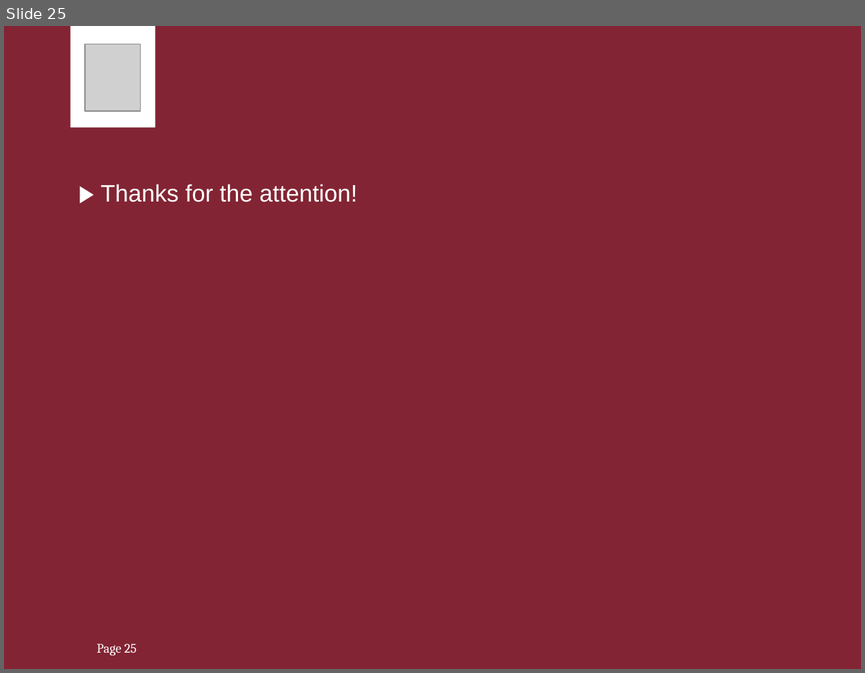
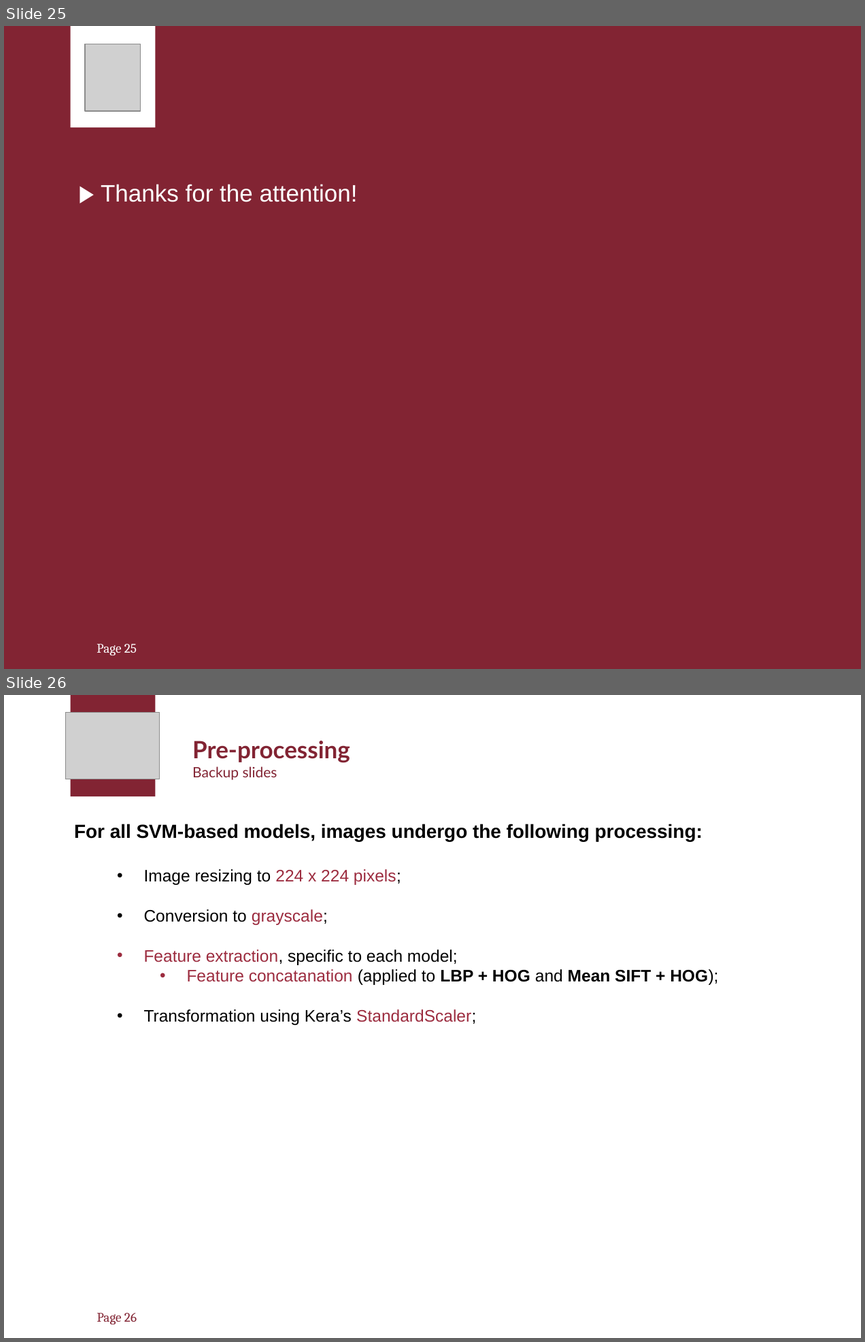
Before and after one commit to VittorioPisapia/ComputerVision-Project, a slide deck: presentation/presentation.pptx. Shown one above the other, each under a label of ours: slide 25 before the commit, slides 25 and 26 after it. The pictures are 865x673 and 865x1342 pixels, drawn with LibreOffice and Linux fonts; fonts in the diff are those of the drawing; grey boxes stand for pictures. Boxes give left, top, right and bottom in pixels: in the first picture for what was removed or moved away, otherwise in the second. Text is boxed around its words. In the diff, an @@ line names an element or a change of style, - is before the commit and + after.

```diff
--- a/presentation/presentation.pptx
+++ b/presentation/presentation.pptx
@@ slide 26 added at <box>4,695,861,1338</box>, background #FFFFFF @@
@@ picture added at <box>66,712,160,779</box> @@
@@ rectangle added at <box>70,695,155,796</box>, fill #822433 @@
@@ text added at <box>192,741,350,780</box>, 20 pt, text #822433 @@
+Pre-processing
+Backup slides
+1 Sottotitolo
@@ text added at <box>74,824,718,1025</box>, 14 pt, text #000000 @@
+For all SVM-based models, images undergo the following processing:
+  • Image resizing to 224 x 224 pixels;
+  • Conversion to grayscale;
+  • Feature extraction, specific to each model;
+    • Feature concatanation (applied to LBP + HOG and Mean SIFT + HOG);
+  • Transformation using Kera’s StandardScaler;
@@ page number added at <box>97,1312,137,1324</box>, 11 pt, text #822433 @@
+Page 26
```
Also in this commit, not shown: 2 slides changed, 1 other slide added, 10 other files.
